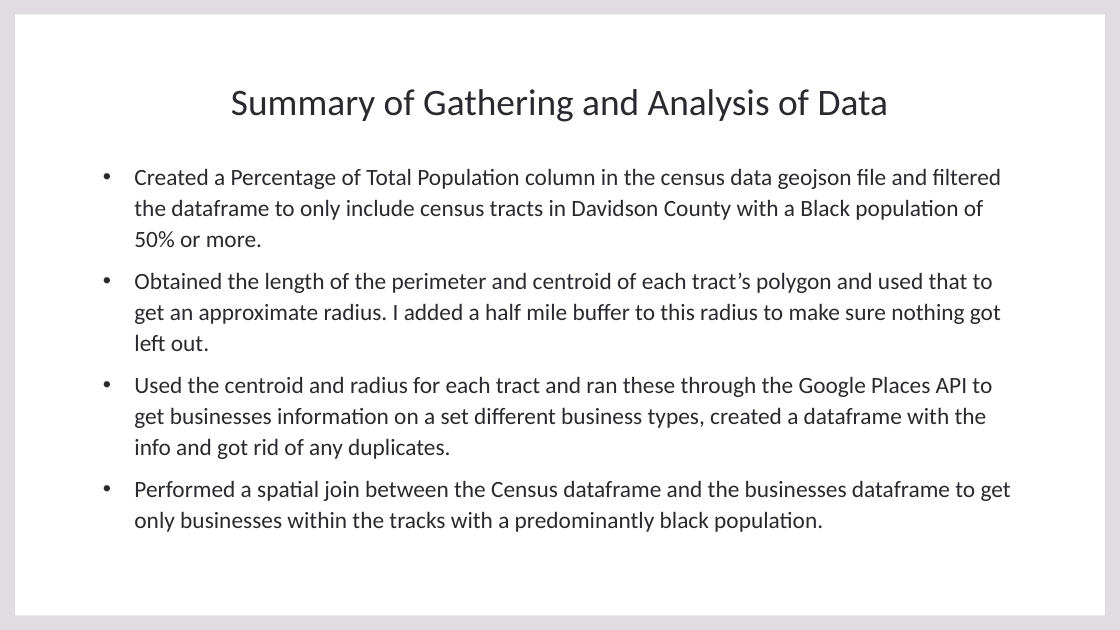
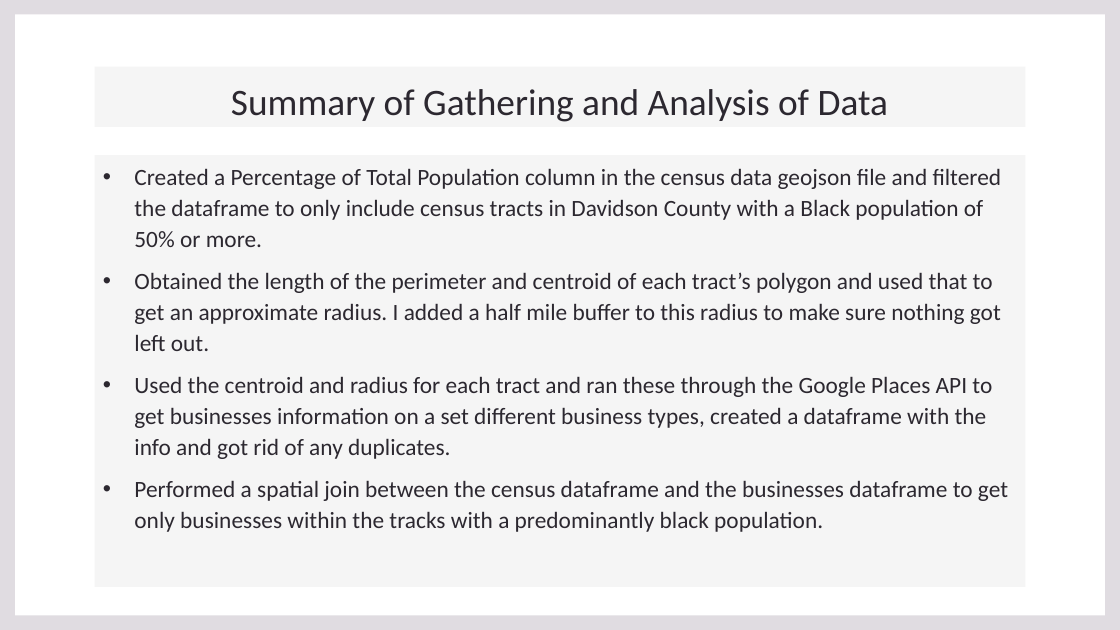
Before and after one commit to tarynpatterson/nashville-businesses-in-black-communities, a slide deck: slide 4 of Nashville Businesses in Black Communities.pptx. Drawn at 1120x630 pixels with LibreOffice and Linux fonts; fonts in the diff are those of the drawing; background and template pictures are left out. Boxes give left, top, right and bottom in pixels: in the first picture for what was removed or moved away, otherwise in the second. Text is boxed around its words. In the diff, an @@ line names an element or a change of style, - is before the commit and + after.

```diff
--- a/Nashville Businesses in Black Communities.pptx
+++ b/Nashville Businesses in Black Communities.pptx
@@ text "Created a Percentage of Total ...": place and size @@
-text "Created a Percentage of Total ..." at [134,168,1011,532]
+text "Created a Percentage of Total ..." at [94,155,1025,587]
@@ text "Created a Percentage of Total ..." at [94,155,1025,587]: fill none to #F2F2F2 at 75% opacity @@
@@ text at [134,480,1008,532]: text changed @@
-• Performed a spatial join between the Census dataframe and the businesses dataframe to get only businesses within the tracks with a predominantly black population.
+• Performed a spatial join between the census dataframe and the businesses dataframe to get only businesses within the tracks with a predominantly black population.
```
Also in this commit, not shown: 4 other slides changed, 2 slides added, 2 slides removed, 7 other files.
